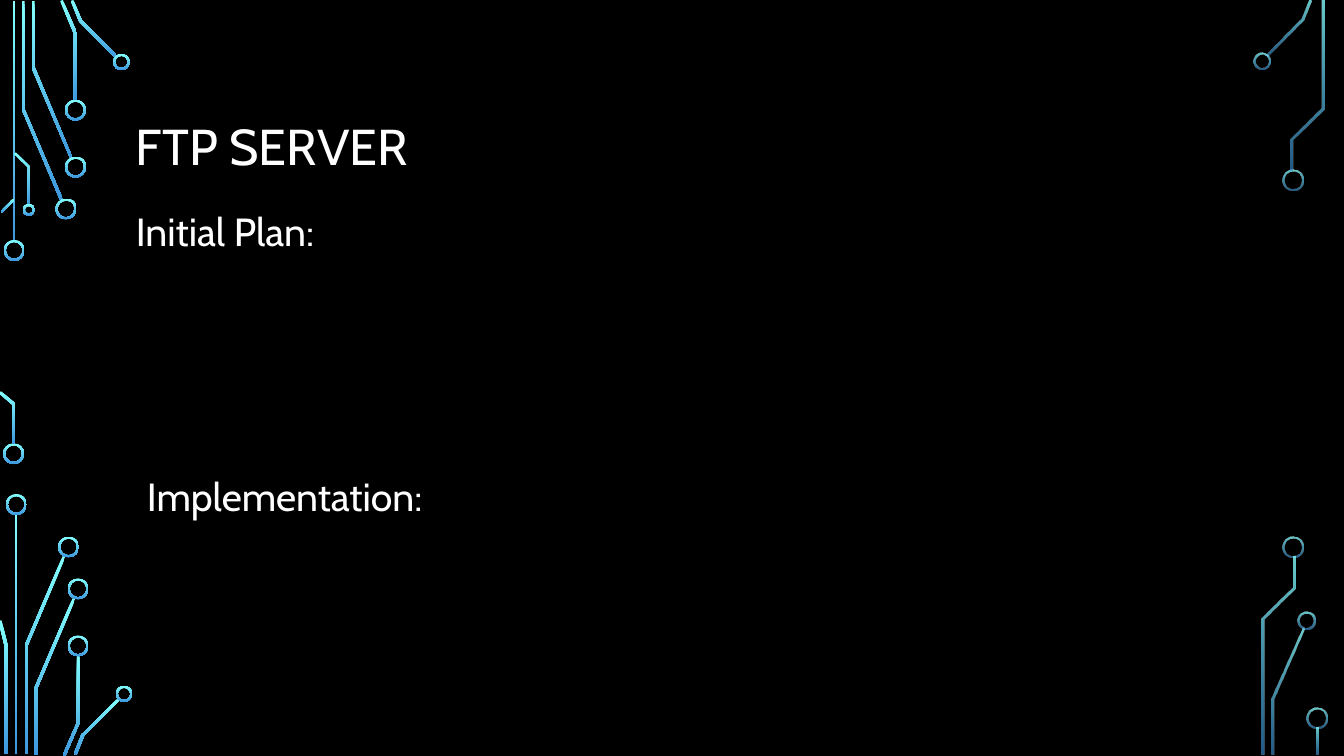
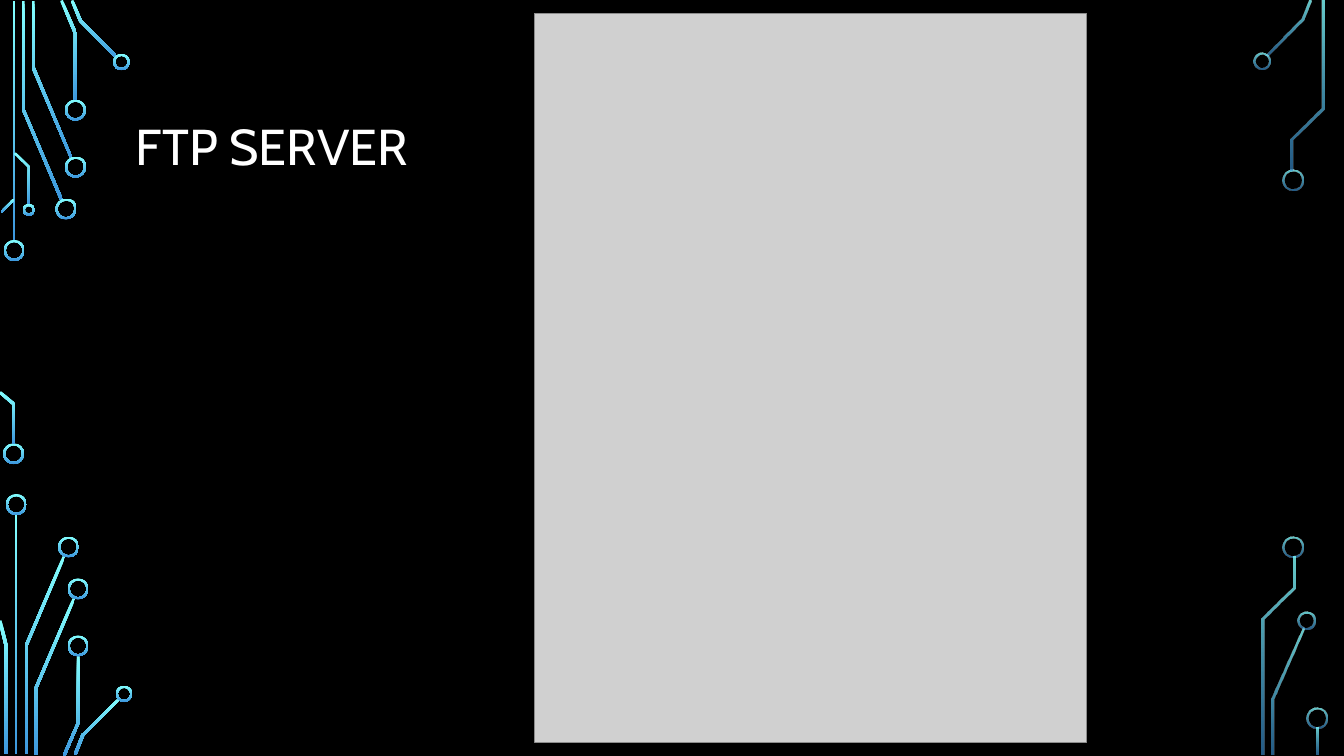
Before and after one commit to deepbluesea20003/project, a slide deck: slide 5 of Presentation.pptx. Drawn at 1344x756 pixels with LibreOffice and Linux fonts; fonts in the diff are those of the drawing; grey boxes stand for pictures; background and template pictures are left out. Boxes give left, top, right and bottom in pixels: in the first picture for what was removed or moved away, otherwise in the second. Text is boxed around its words. In the diff, an @@ line names an element or a change of style, - is before the commit and + after.

Commit message:
update

```diff
--- a/Presentation.pptx
+++ b/Presentation.pptx
@@ picture added at (534,13,1087,742) @@
@@ text removed at (136,216,314,247) @@
-Initial Plan:
@@ text removed at (147,481,422,520) @@
-Implementation:
```
